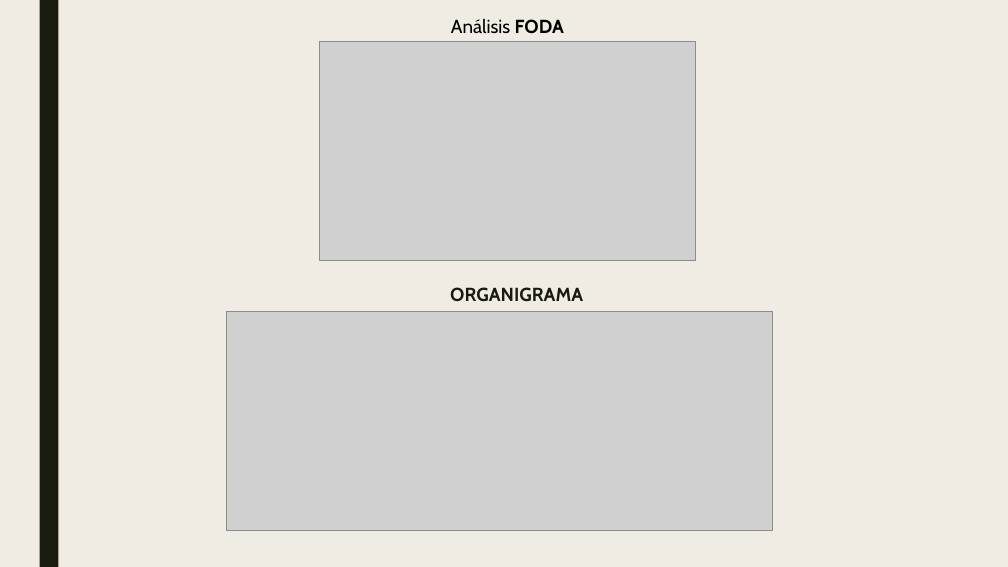
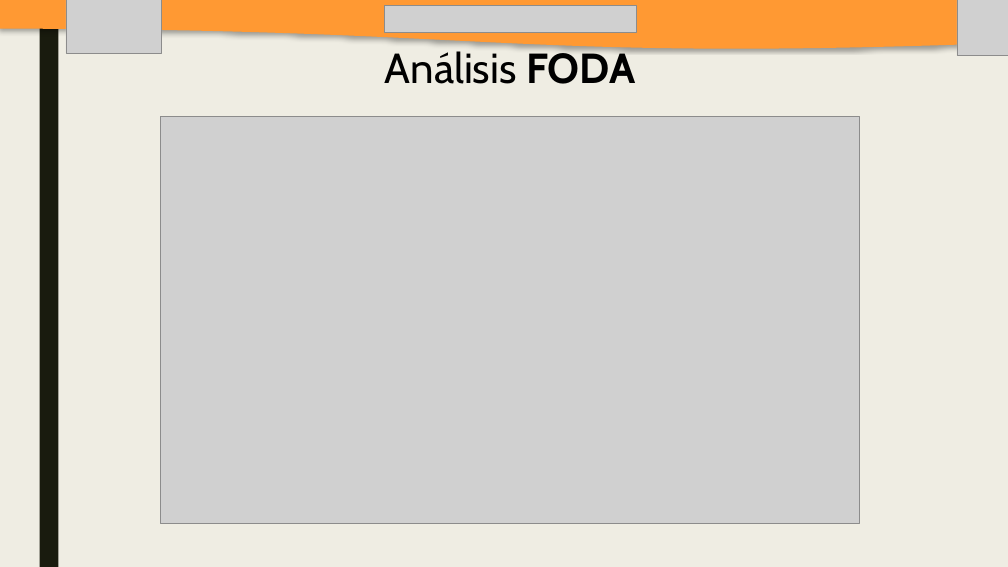
Before and after one commit to SM-ROOT/SM-ROOT, a slide deck: slide 5 of 9°A/Integradora/diapositiva/SM-ROOT_APPMO-SP.pptx (slide 4 before the commit). Drawn at 1008x567 pixels with LibreOffice and Linux fonts; fonts in the diff are those of the drawing; grey boxes stand for pictures. Boxes give left, top, right and bottom in pixels: in the first picture for what was removed or moved away, otherwise in the second. Text is boxed around its words. In the diff, an @@ line names an element or a change of style, - is before the commit and + after.

```diff
--- a/9°A/Integradora/diapositiva/SM-ROOT_APPMO-SP.pptx
+++ b/9°A/Integradora/diapositiva/SM-ROOT_APPMO-SP.pptx
@@ freeform shape added at [0,0,1008,48], fill #FF9933 @@
@@ picture added at [66,0,161,54] @@
@@ picture added at [385,5,636,33] @@
@@ picture added at [957,0,1008,56] @@
@@ text "Análisis FODA": place and size @@
-text "Análisis FODA" at [451,19,564,34]
+text "Análisis FODA" at [385,48,636,84]
@@ text "Análisis FODA" at [385,48,636,84]: size 18 to 40 pt @@
@@ picture: place and size @@
-picture at [319,42,696,261]
+picture at [161,116,861,523]
@@ text removed at [450,287,583,302] @@
-ORGANIGRAMA
@@ picture removed at [227,312,773,531] @@
```
Also in this commit, not shown: 18 other slides changed, 6 slides added, 4 slides removed, 31 other files.
